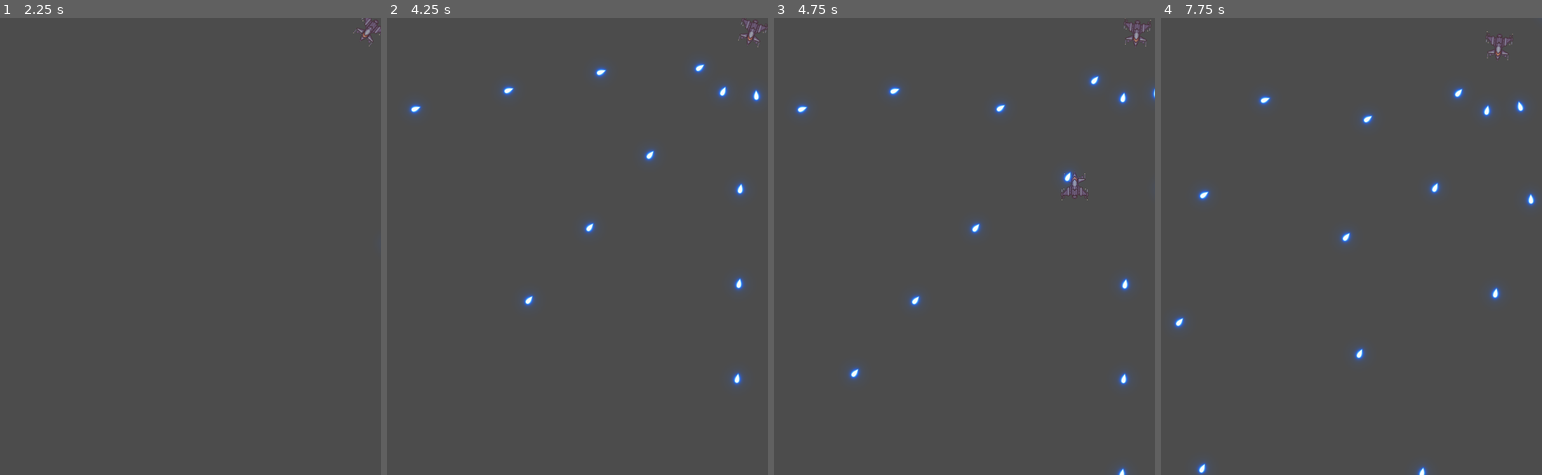
Above: before the commit, frames 1-4 (left to right).
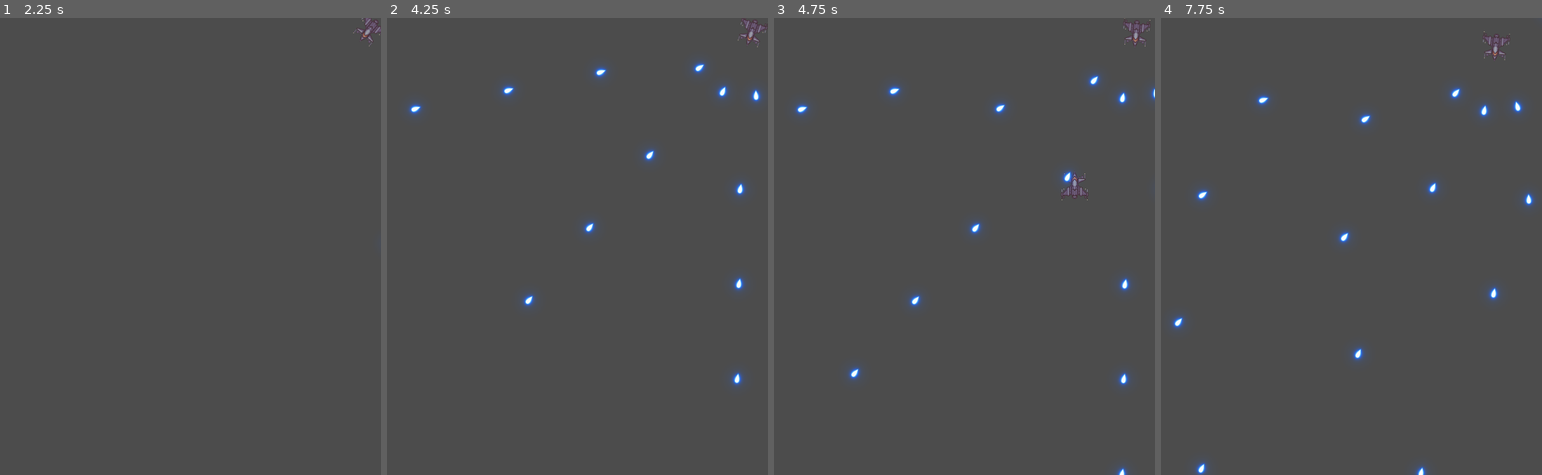
Above: after the commit, the same moments.

Repository: bondrewd0/Pv3-Final
Game: Godot game, scene res://Scenes/TestLevel.tscn
The game is run twice, just before and just after one commit, with the same random seed, the same clock (stepped at 60 frames per second) and the same inputs.
Inputs (mouse positions are in pixels of both pictures, inside the frame that each line leads up to):
- Up to frame 1 (2.25 s): tap Enter at 0.5 s; move the mouse to (274, 223) at 0.52 s; press the mouse at (274, 223) at 0.53 s; hold D (Right) 0.53-1.28 s; move the mouse to (114, 269) at 1.27 s; release the mouse at (114, 269) at 1.28 s; hold S (Down) 1.28-2.03 s; click (114, 269) at 1.35 s; tap Space at 2 s; move the mouse to (228, 145) at 2.02 s; press the mouse at (228, 145) at 2.03 s; hold D (Right) from 2.03 s (still down)
- Up to frame 2 (4.25 s): move the mouse to (558, 337) at 2.77 s; release D (Right) at 2.78 s; release the mouse at (558, 337) at 2.78 s; hold W (Up) 2.78-3.53 s; click (558, 337) at 2.85 s; move the mouse to (691, 315) at 3.52 s; press the mouse at (691, 315) at 3.53 s; hold A (Left) from 3.53 s (still down)
- Up to frame 3 (4.75 s): keep holding A (Left); move the mouse to (850, 177) at 4.27 s; release the mouse at (850, 177) at 4.28 s; click (850, 177) at 4.35 s
- Up to frame 4 (7.75 s): move the mouse to (1370, 246) at 5.02 s; release A (Left) at 5.03 s; press the mouse at (1370, 246) at 5.03 s; hold S (Down) 5.03-5.78 s; move the mouse to (1294, 132) at 5.77 s; release the mouse at (1294, 132) at 5.78 s; hold D (Right) 5.78-6.53 s; click (1294, 132) at 5.85 s; move the mouse to (1435, 223) at 6.52 s; press the mouse at (1435, 223) at 6.53 s; hold W (Up) 6.53-7.28 s; move the mouse to (1275, 269) at 7.27 s; release the mouse at (1275, 269) at 7.28 s; hold D (Right) from 7.28 s (still down); click (1275, 269) at 7.35 s

Frame 1 is identical in both runs. In frame 2, less than 0.1% of the frame differs, in the area x 55-100%, y 0-39%; in frame 3, 0.2%; in frame 4, 0.9%, in the area x 3-99%, y 2-100%.

Commit message:
bullet collision correction 3

Diff:
--- a/Scenes/Enemy.tscn
+++ b/Scenes/Enemy.tscn
@@ -8,6 +8,8 @@
 
 [node name="Enemy" type="RigidBody2D"]
 rotation = 3.83972
+collision_layer = 16
+collision_mask = 8
 mode = 1
 script = ExtResource( 1 )
 
@@ -38,4 +40,3 @@
 
 [connection signal="timeout" from="Fire" to="." method="_on_Fire_timeout"]
 [connection signal="timeout" from="StateChanger" to="." method="_on_StateChanger_timeout"]
-[connection signal="screen_exited" from="VisibilityNotifier2D" to="." method="_on_VisibilityNotifier2D_screen_exited"]
--- a/Scenes/Player.tscn
+++ b/Scenes/Player.tscn
@@ -9,6 +9,7 @@
 [sub_resource type="CapsuleShape2D" id=2]
 
 [node name="Player" type="KinematicBody2D"]
+collision_mask = 8
 script = ExtResource( 2 )
 
 [node name="Sprite" type="Sprite" parent="."]
--- a/Scripts/Enemy.gd
+++ b/Scripts/Enemy.gd
@@ -24,7 +24,6 @@
 
 # Called when the node enters the scene tree for the first time.
 func _ready():
-	print(attackType)
 	targetRef.position=Vector2(0,-50)
 	fireRef.start(fireRate)
 	match attackType:
@@ -50,6 +49,7 @@
 			_lockOn_Player()
 		2:
 			_fan_Rotation()
+	_out_Of_View()
 
 
 func _spawn_Normal_Bullets():
@@ -116,5 +116,8 @@
 	rotation=position.angle_to_point(playerRef.global_position)-deg2rad(90)
 
 
-func _on_VisibilityNotifier2D_screen_exited():
-	queue_free()
+func _out_Of_View():
+	if(position.x<-20 || position.x>620):
+		queue_free()
+	if(position.y<-20 || position.y>740):
+		queue_free()
--- a/Scripts/LevelManager.gd
+++ b/Scripts/LevelManager.gd
@@ -20,8 +20,6 @@
 onready var waveTimer=$Timers/WaveSpawner
 # Called when the node enters the scene tree for the first time.
 func _ready():
-
-
 	pass
 
 func _on_BuffSpawner_timeout():
@@ -39,13 +37,13 @@
 	return  Vector2(posX,posY)
 
 
-func _process(delta):
+func _process(_delta):
 #	if Input.is_action_pressed("Shoot"):
 #		print(get_viewport().get_mouse_position())
 	pass
 
 func _on_WaveSpawner_timeout():
-	posSelector=int(rand_range(-1,5))
+	posSelector=int(rand_range(-1,6))
 	_spawn_Enemies()
 	waveTimer.start(10)
 
@@ -56,16 +54,16 @@
 	enemyIns.position=positions[posSelector]
 	match(posSelector):
 		0:
-			enemyIns.finalPos=Vector2(-40,360)
+			enemyIns.finalPos=Vector2(-100,360)
 		1:
-			enemyIns.finalPos=Vector2(640,360)
+			enemyIns.finalPos=Vector2(700,360)
 		2:
-			enemyIns.finalPos=Vector2(-40,340)
+			enemyIns.finalPos=Vector2(-100,340)
 		3:
-			enemyIns.finalPos=Vector2(640,340)
+			enemyIns.finalPos=Vector2(700,340)
 		4:
-			enemyIns.finalPos=Vector2(100,-40)
+			enemyIns.finalPos=Vector2(100,-100)
 		5:
-			enemyIns.finalPos=Vector2(500,-40)
+			enemyIns.finalPos=Vector2(500,-100)
 	enemyIns.fireRate=0.5
 	add_child(enemyIns)
